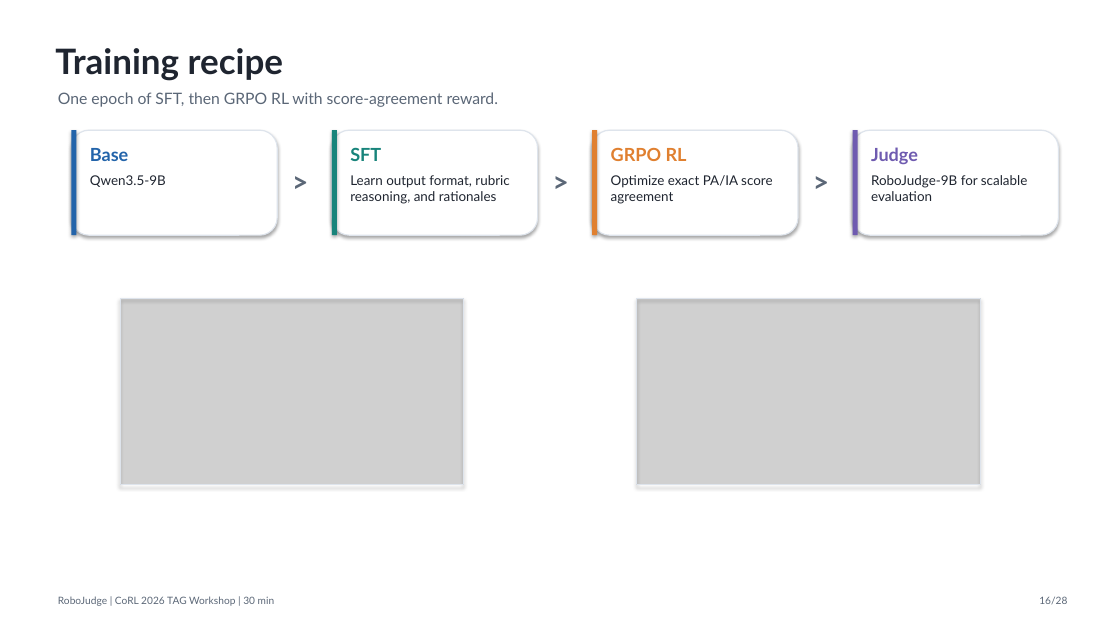
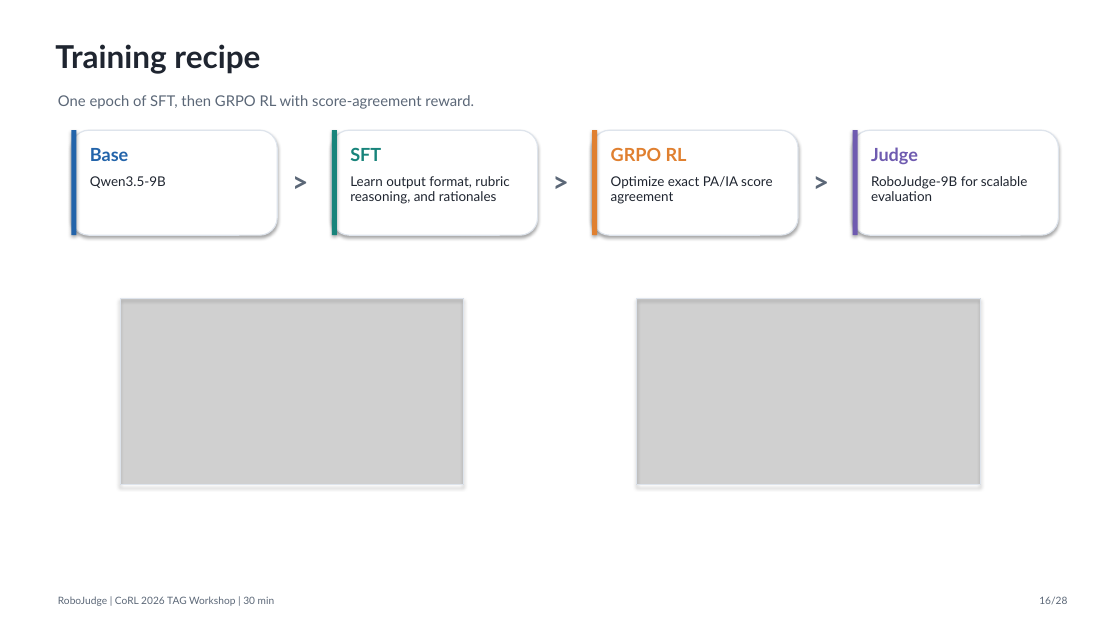
Before and after one commit to SiyuanMaCS/SiyuanMaCS.github.io, a slide deck: slide 16 of RoboJudge-slides/RoboJudge_CoRL_TAG_full_30min.pptx. Drawn at 1120x630 pixels with LibreOffice and Linux fonts; fonts in the diff are those of the drawing; grey boxes stand for pictures. Boxes give left, top, right and bottom in pixels: in the first picture for what was removed or moved away, otherwise in the second. Text is boxed around its words. In the diff, an @@ line names an element or a change of style, - is before the commit and + after.

```diff
--- a/RoboJudge-slides/RoboJudge_CoRL_TAG_full_30min.pptx
+++ b/RoboJudge-slides/RoboJudge_CoRL_TAG_full_30min.pptx
@@ text "Training recipe" at (x1=55, y1=44, x2=260, y2=74): size 30 to 27 pt @@
@@ text "One epoch of SFT, then ..." at (x1=58, y1=95, x2=474, y2=109): size 13.5 to 12.7 pt @@
```
Also in this commit, not shown: 27 other slides changed, 5 other files.
